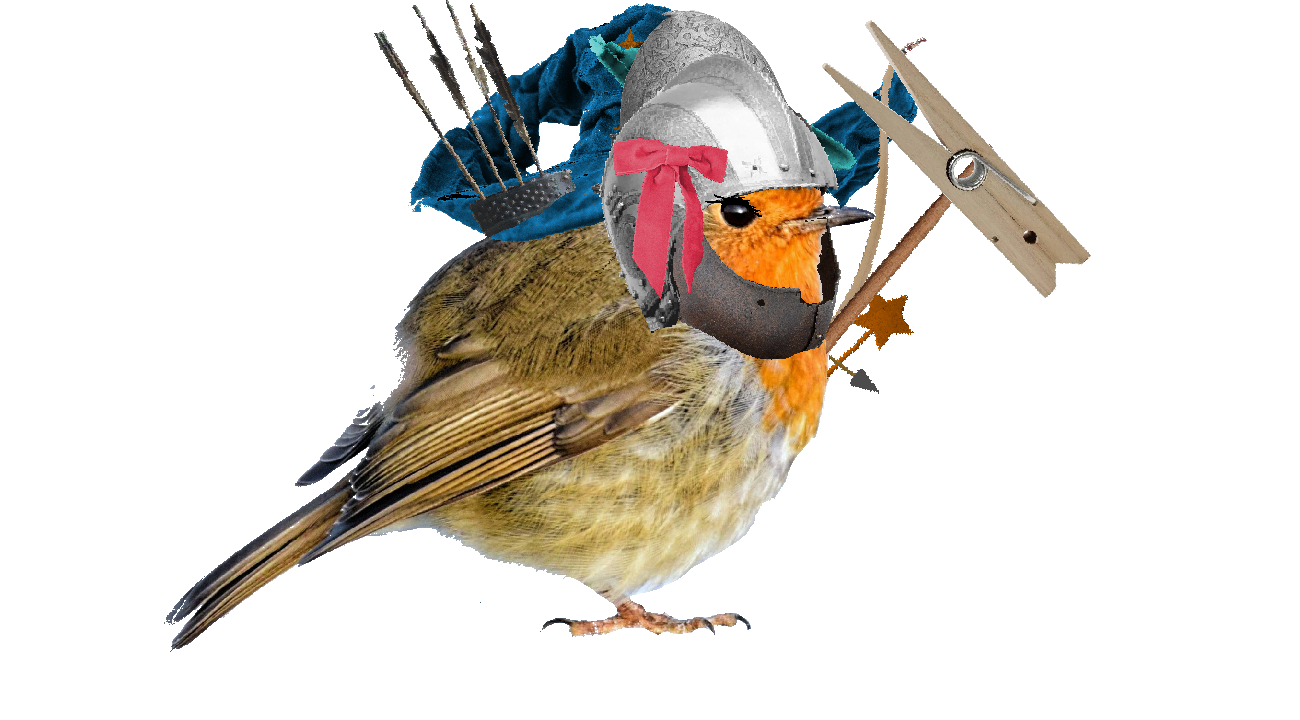
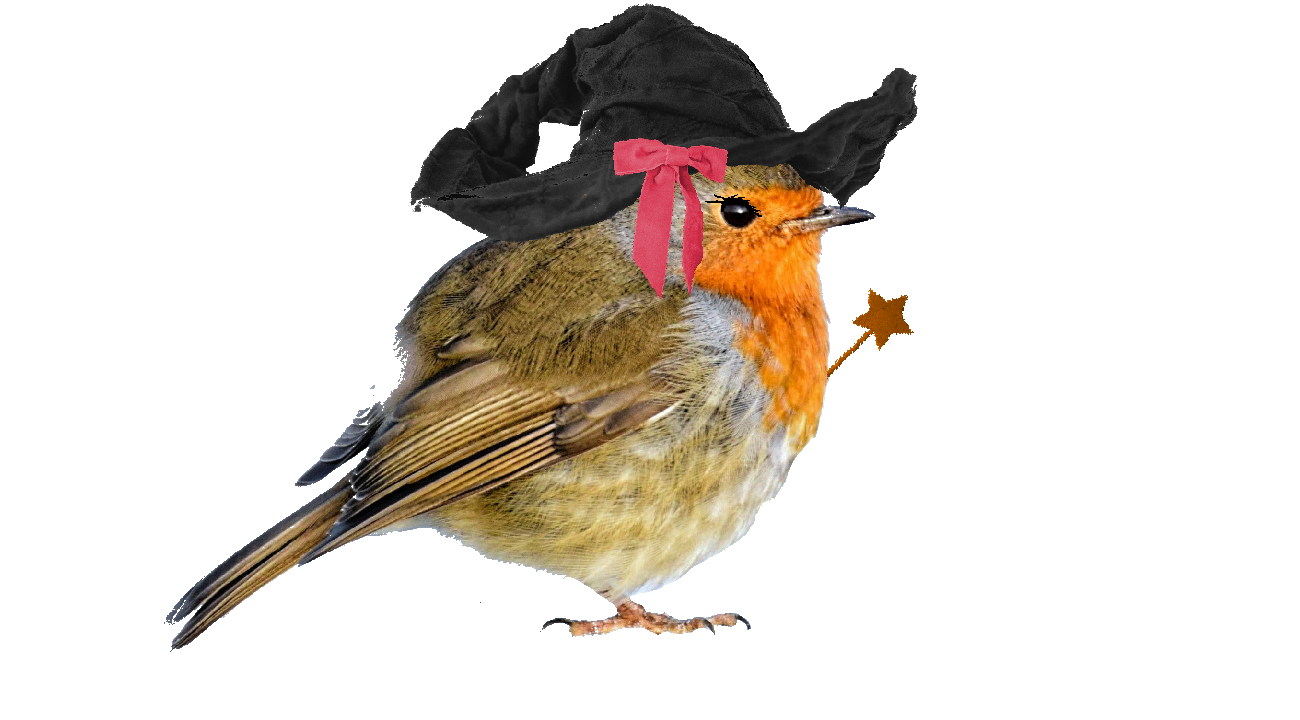
Layered file, before and after one edit (1300 x 720). Changes by layer:
added layer "Female" above "Knight" over [613, 138, 762, 299]
hid group "Knight" (5 layers) over [529, 10, 1091, 360]
renamed "Female" to "Helm2", hid it, moved it into group "Knight", painted on it over [602, 63, 851, 360]
renamed "Helm1" to "Helm3", hid it, painted on it over [529, 10, 839, 333]
renamed "Helm2" to "Weapon", painted on it over [602, 20, 1091, 360]
removed layer "Helm3" (in "Knight") from group "Knight" over [529, 10, 834, 275]
hid group "Archer" (6 layers) over [374, 0, 927, 394]
renamed "Weapon" to "Bow", moved it into group "Archer", painted on it over [596, 20, 1091, 394]
renamed "Bow" to "Hat-red", hid it, painted on it over [588, 34, 927, 394]
renamed "Hat-Blue" to "Hat-Green(2)", painted on it over [588, 34, 857, 172]
renamed "Hat-red" to "Hat-Green", hid it, painted on it over [588, 34, 857, 172]
renamed "Hat-Green" to "Quiver", painted on it over [374, 0, 857, 238]
removed layer "Quiver" (in "Archer") from group "Archer" over [374, 0, 576, 238]
renamed "BlueHat" to "RedHat", hid it, painted on it over [408, 3, 918, 243]
renamed "RedHat" to "Hat-Green(3)", hid it, painted on it over [408, 3, 918, 243]
painted on "Hat-Green" (2nd of 2, in "Wizard") over [408, 3, 918, 243]
